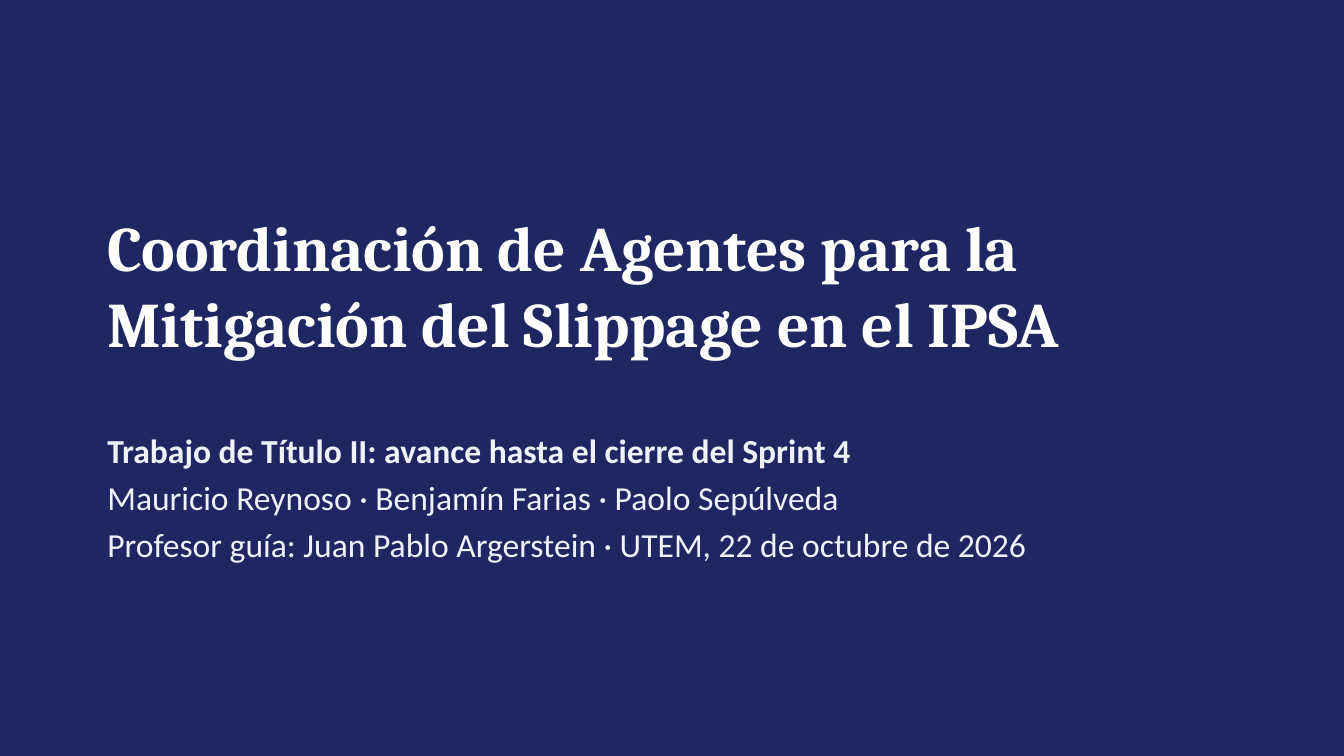
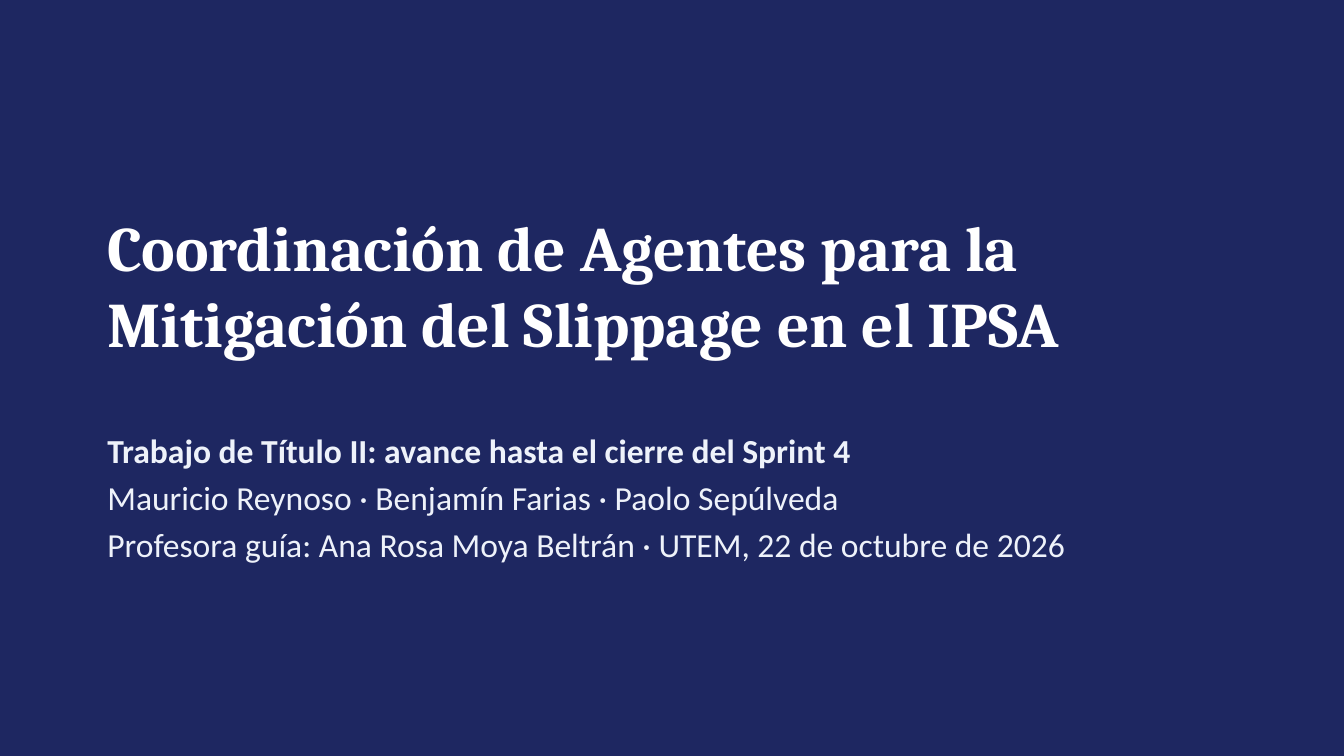
Before and after one commit to Vatelfil/slippage, a slide deck: slide 1 of docs/informe_titulo2/ppt/Presentacion_Titulo_II_Sprints_1_a_4.pptx. Drawn at 1344x756 pixels with LibreOffice and Linux fonts; fonts in the diff are those of the drawing. Boxes give left, top, right and bottom in pixels: in the first picture for what was removed or moved away, otherwise in the second. Text is boxed around its words. In the diff, an @@ line names an element or a change of style, - is before the commit and + after.

```diff
--- a/docs/informe_titulo2/ppt/Presentacion_Titulo_II_Sprints_1_a_4.pptx
+++ b/docs/informe_titulo2/ppt/Presentacion_Titulo_II_Sprints_1_a_4.pptx
@@ text at bbox=[107, 533, 1065, 563]: text changed @@
-Profesor guía: Juan Pablo Argerstein · UTEM, 22 de octubre de 2026
+Profesora guía: Ana Rosa Moya Beltrán · UTEM, 22 de octubre de 2026
```
Also in this commit, not shown: 5 other files.
